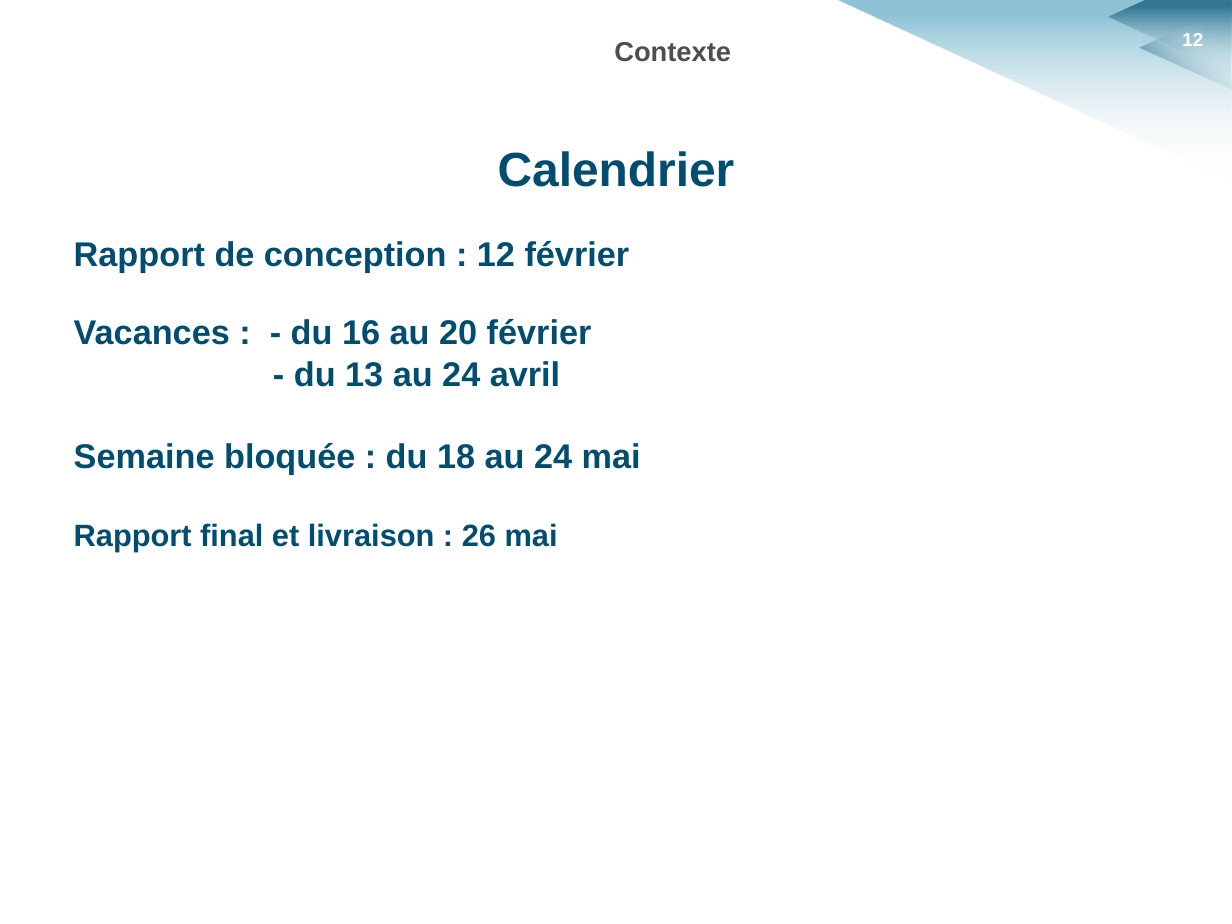
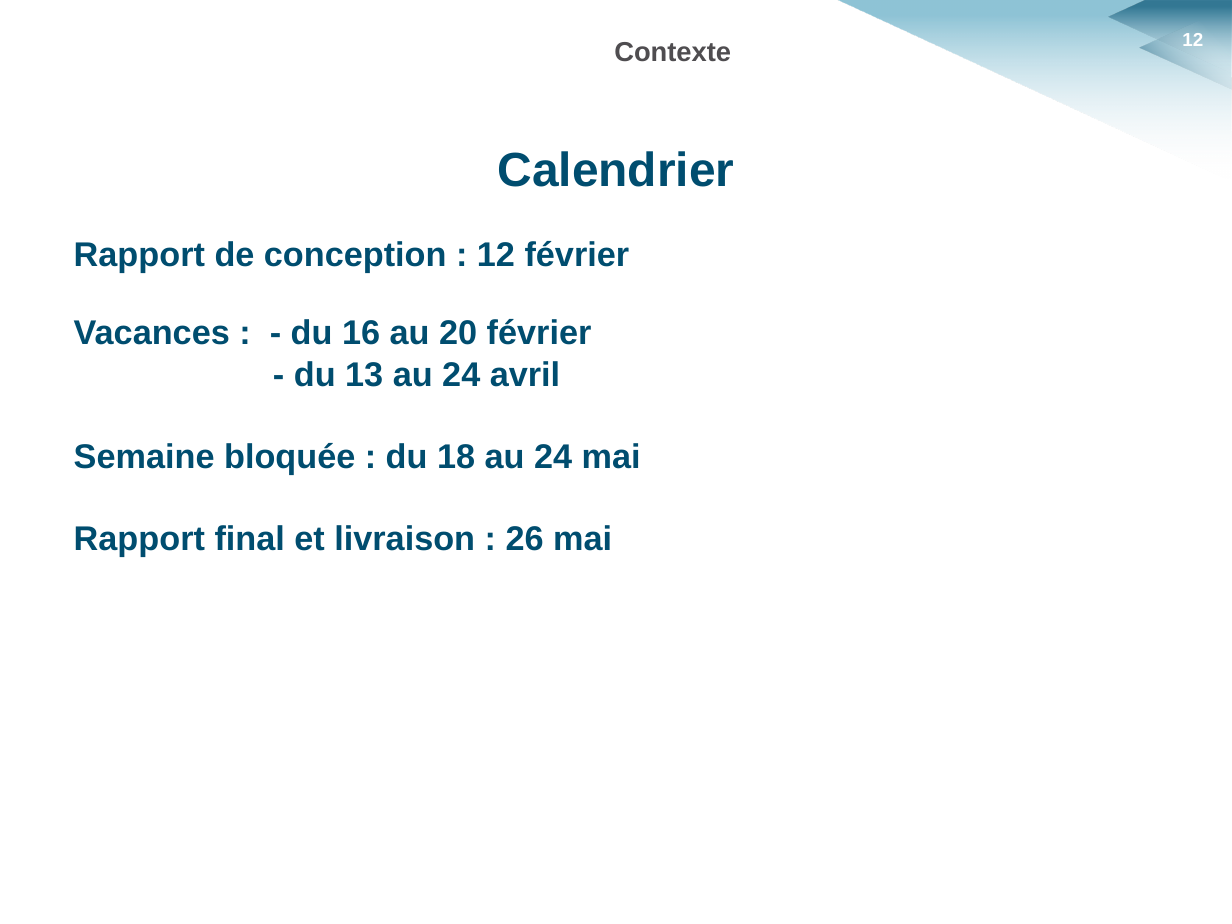
Before and after one commit to HKervadec/korrigolo, a slide deck: slide 12 of soutenances/planification/soutenance_planification.pptx. Drawn at 1232x924 pixels with LibreOffice and Linux fonts; fonts in the diff are those of the drawing; background and template pictures are left out. Boxes give left, top, right and bottom in pixels: in the first picture for what was removed or moved away, otherwise in the second. Text is boxed around its words. In the diff, an @@ line names an element or a change of style, - is before the commit and + after.

```diff
--- a/soutenances/planification/soutenance_planification.pptx
+++ b/soutenances/planification/soutenance_planification.pptx
@@ text at [74,525,612,556]: size 18 to 20 pt in "Rapport final et livraison : 26 mai" @@
```
Also in this commit, not shown: 2 other slides changed, 1 other file.
